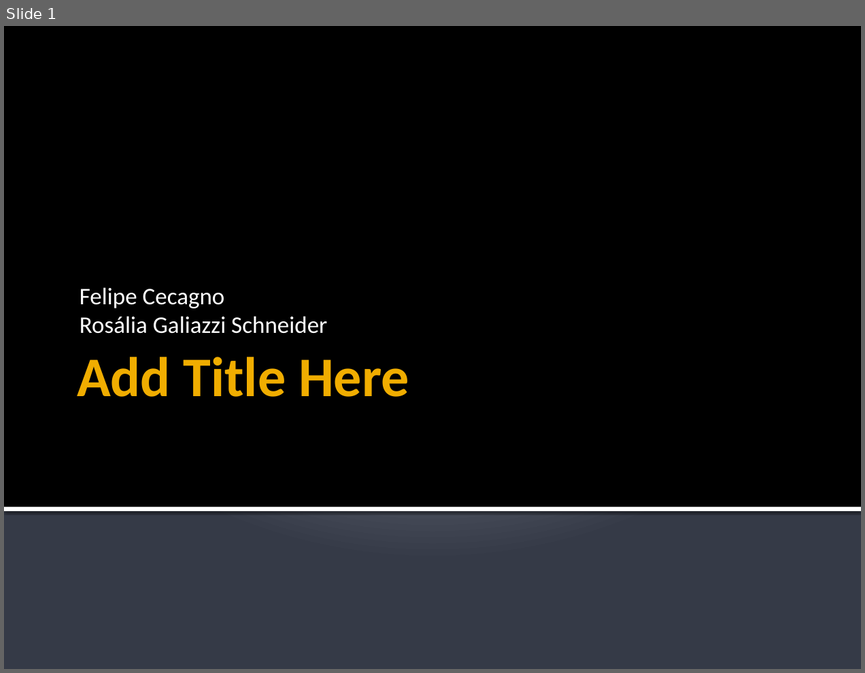
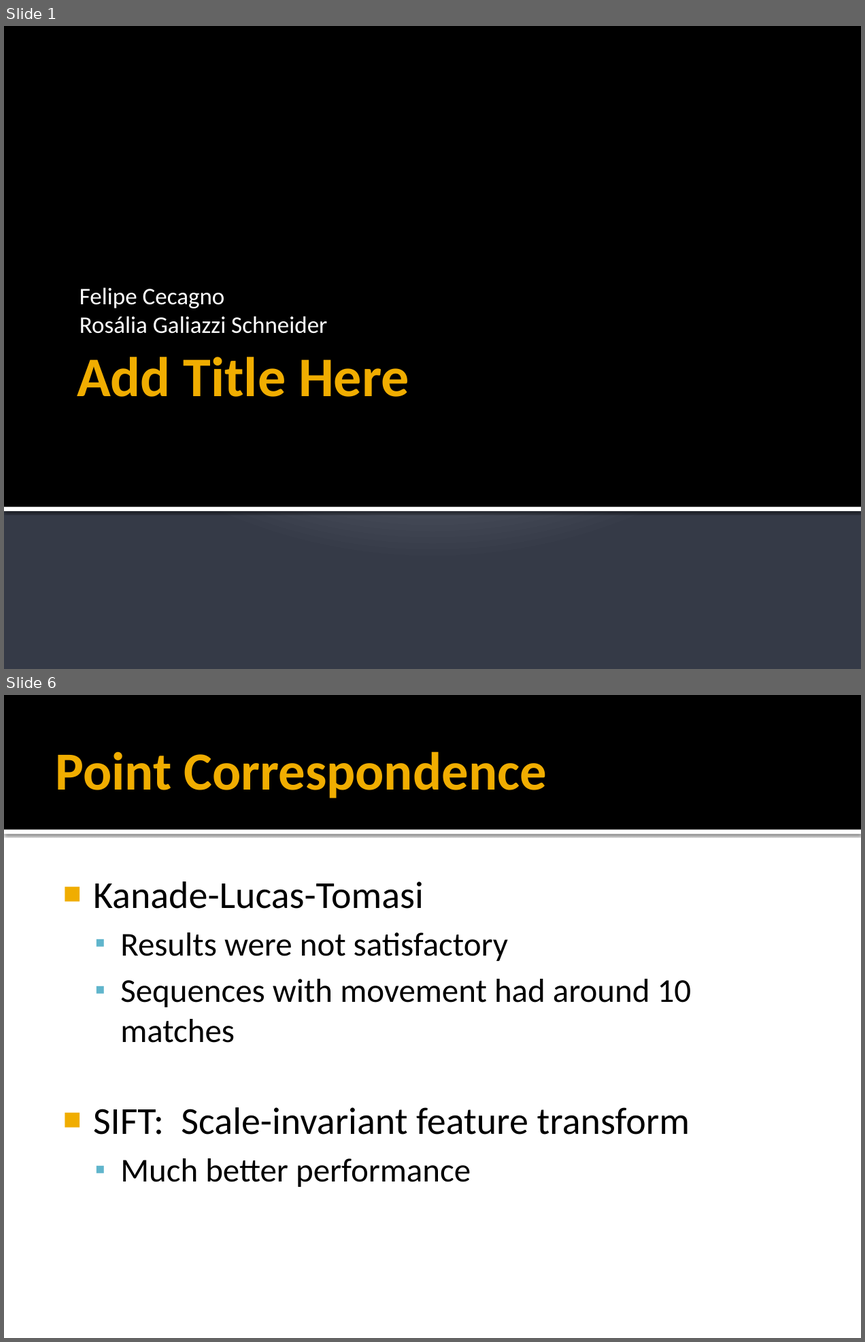
Before and after one commit to fcecagno/epsilon-video-player, a slide deck: Docs/TrabFinal.pptx. Shown one above the other, each under a label of ours: slide 1 before the commit, slides 1 and 6 after it; the slides between them are not shown. The pictures are 865x673 and 865x1342 pixels, drawn with LibreOffice and Linux fonts; fonts in the diff are those of the drawing. Boxes give left, top, right and bottom in pixels: in the first picture for what was removed or moved away, otherwise in the second. Text is boxed around its words. In the diff, an @@ line names an element or a change of style, - is before the commit and + after.

```diff
--- a/Docs/TrabFinal.pptx
+++ b/Docs/TrabFinal.pptx
@@ slide 6 added at [4,695,861,1338], background #FFFFFF @@
@@ rectangle added at [4,695,861,830], fill #000000 @@
@@ title added at [56,751,546,798], 45 pt, text #F0AD00, bold @@
+Point Correspondence
@@ rectangle added at [4,830,861,834], fill #FFFFFF @@
@@ text added at [93,881,691,1187], 28 pt, text #000000 @@
+■ Kanade-Lucas-Tomasi
+  ▪ Results were not satisfactory
+  ▪ Sequences with movement had around 10 matches
+■ SIFT: Scale-invariant feature transform
+  ▪ Much better performance
```
Also in this commit, not shown: 7 other slides added, 1 slide removed, 25 other files.
